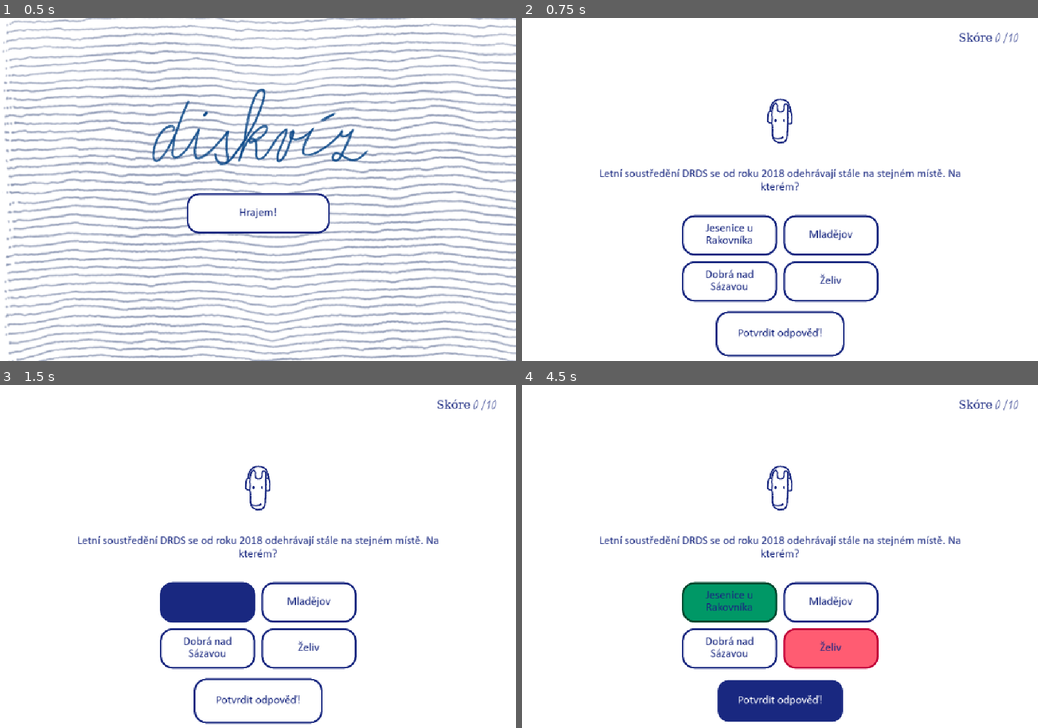
Above: before the commit, frames 1-4 (two rows, left to right).
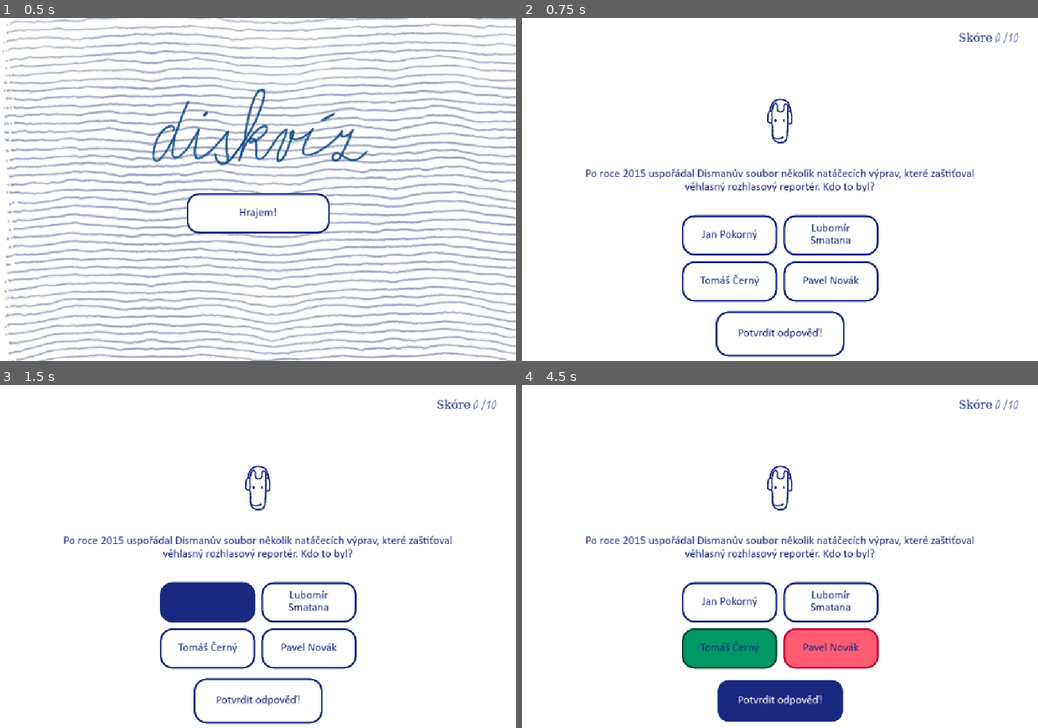
Above: after the commit, the same moments.

Repository: Lavialee/DRDSkviz
Game: Godot game, scene res://scenes/MainMenu.tscn
Two runs of this game, one before a commit and one after it. Both use one fixed random seed, a clock stepped at 60 frames per second and the inputs below.
Inputs:
- Up to frame 1 (0.5 s): no input
- Up to frame 2 (0.75 s): click "Hrajem!" at 0.5 s
- Up to frame 3 (1.5 s): click "Jesenice u Rakovníka" (after the commit: "Jan Pokorný") at 1.25 s
- Up to frame 4 (4.5 s): click "Mladějov" (after the commit: "Lubomír Smatana") at 2 s; click "Dobrá nad Sázavou" (after the commit: "Tomáš Černý") at 2.75 s; click "Želiv" (after the commit: "Pavel Novák") at 3.5 s; click "Potvrdit odpověď!" at 4.25 s

Frame 1 is identical in both runs. In frame 2, 2.6% of the frame differs, in the area x 12-88%, y 43-80%; in frame 3, 2.3%; in frame 4, 6.2%, in the area x 12-88%, y 43-83%.

Commit message:
odpovedi na text input fix

Diff:
--- a/scenes/DesktopLayout.tscn
+++ b/scenes/DesktopLayout.tscn
@@ -112,7 +112,6 @@
 stretch_mode = 4
 
 [node name="AudioContainer" type="HBoxContainer" parent="MarginContainer/VBoxContainer/MediaContainer"]
-visible = false
 custom_minimum_size = Vector2(0, 120)
 layout_mode = 2
 size_flags_horizontal = 4
--- a/scenes/desktop_layout.gd
+++ b/scenes/desktop_layout.gd
@@ -28,250 +28,265 @@
 var paused_position = 0.0
 
 enum InputAnswerMatch {
-    WRONG,
-    ADEQUATE,
-    CORRECT
+	WRONG,
+	ADEQUATE,
+	CORRECT
 }
 
 func _ready() -> void:
-    # Initialize the ButtonGroup
-    answer_group = ButtonGroup.new()
-    next_question_button_path.pressed.connect(_next_question)
-
-    # Initialize buttons array
-    buttons = [
-        answer_container.get_node("Answer1"),
-        answer_container.get_node("Answer2"),
-        answer_container.get_node("Answer3"),
-        answer_container.get_node("Answer4")
-    ]
-
-    # Assign buttons to the ButtonGroup
-    for button in buttons:
-        button.set_button_group(answer_group)
-    # Start the game
-    choose_questions()
-    current_question_handling()
-
-#func _process(delta: float) -> void:
-    #if audio_streamer.playing and audio_streamer.stream != null:
-        #audio_timer.value = audio_streamer.get_playback_position()
+	# Initialize the ButtonGroup
+	answer_group = ButtonGroup.new()
+	next_question_button_path.pressed.connect(_next_question)
+
+	# Initialize buttons array
+	buttons = [
+		answer_container.get_node("Answer1"),
+		answer_container.get_node("Answer2"),
+		answer_container.get_node("Answer3"),
+		answer_container.get_node("Answer4")
+	]
+
+	# Assign buttons to the ButtonGroup
+	for button in buttons:
+		button.set_button_group(answer_group)
+	# Start the game
+	choose_questions()
+	current_question_handling()
+
+func _process(delta: float) -> void:
+	if audio_streamer.playing and audio_streamer.stream != null:
+		audio_timer.value = audio_streamer.get_playback_position()
 
 func choose_questions() -> void:
-    var all_questions = question_data.questions#.filter(func(q):
-        #return q.question_type == q.QuestionType.MULTIPLE_CHOICE)#&& q.media_path) #--- uncomment for just questions including media
-    all_questions.shuffle()
-    selected_questions = all_questions.slice(0, 10)  # Select the first 10 elements
+	var all_questions = question_data.questions.filter(func(q):
+		return q.question_type == q.QuestionType.MULTIPLE_CHOICE)#&& q.media_path) #--- uncomment for just questions including media
+	all_questions.shuffle()
+	selected_questions = all_questions.slice(0, 10)  # Select the first 10 elements
 
 # manages if game ended, switches question to next, shows/hides apropriate nodes
 func current_question_handling() -> void:
-    if current_question_index < selected_questions.size():  # == Still questions left
-        current_question = selected_questions[current_question_index] #set next question in line to current
-
-        if current_question.question_type == current_question.QuestionType.MULTIPLE_CHOICE: #question is multiple choice
-            multiple_choice_shuffle()
-            answer_input.set_visible(false)
-
-        else: #question is input answer
-            answer_input.set_visible(true)
-
-        assign_answers_to_buttons(current_question.answers) #this will hide the buttons for answer input types, since it has .answers is null
-        media_visibility_management(current_question.media_path.get_extension())
-        question_label.text = current_question.question_text
-
-    else:  # No questions left
-        show_score()
+	if current_question_index < selected_questions.size():  # == Still questions left
+		current_question = selected_questions[current_question_index] #set next question in line to current
+
+		if current_question.question_type == current_question.QuestionType.MULTIPLE_CHOICE: #question is multiple choice
+			multiple_choice_shuffle()
+			answer_input.set_visible(false)
+
+		else: #question is input answer
+			answer_input.set_visible(true)
+
+		assign_answers_to_buttons(current_question.answers) #this will hide the buttons for answer input types, since it has .answers is null
+		media_visibility_management(current_question.media_path.get_extension())
+		question_label.text = current_question.question_text
+
+	else:  # No questions left
+		show_score()
 
 func multiple_choice_shuffle() -> void:
-    var correct_text = current_question.answers[current_question.correct_answer_index]
-    current_question.answers.shuffle()
-    current_question.correct_answer_index = current_question.answers.find(correct_text)
-    correct_answer = "Answer" + str(current_question.correct_answer_index + 1)
-    print("The correct answer is: ", correct_answer)
+	var correct_text = current_question.answers[current_question.correct_answer_index]
+	current_question.answers.shuffle()
+	current_question.correct_answer_index = current_question.answers.find(correct_text)
+	correct_answer = "Answer" + str(current_question.correct_answer_index + 1)
+	print("The correct answer is: ", correct_answer)
 
 func media_visibility_management(file_extension: String) -> void:
-    if current_question.media_path != "":
-        media_container.set_visible(true)
-        match file_extension:
-
-            "png", "jpg", "jpeg":
-                question_image.set_visible(true)
-                audio_container.set_visible(false)
-
-            # Add error handling for image loading
-                var image = ResourceLoader.load(current_question.media_path)
-                if image:
-                    question_image.texture = image
-                else:
-                    push_error("Failed to load image: " + current_question.media_path)
-
-            "mp3", "wav":
-                question_image.set_visible(false)
-                audio_container.set_visible(true)
-
-                # Add error handling for audio loading
-                var audio_resource = ResourceLoader.load(current_question.media_path)
-                if audio_resource:
-                    audio_streamer.stream = audio_resource
-                    var audio_length = audio_streamer.stream.get_length()
-                    audio_timer.max_value = audio_length
-                    # Reset audio state
-                    paused_position = 0.0
-                else:
-                    push_error("Failed to load audio: " + current_question.media_path)
-    else:
-        $MarginContainer/VBoxContainer/MediaContainer/NoMediaPicture.set_visible(true)
-        question_image.set_visible(false)
-        audio_container.set_visible(false)
+	if current_question.media_path != "":
+		media_container.set_visible(true)
+		match file_extension:
+
+			"png", "jpg", "jpeg":
+				question_image.set_visible(true)
+				audio_container.set_visible(false)
+
+			# Add error handling for image loading
+				var image = ResourceLoader.load(current_question.media_path)
+				if image:
+					question_image.texture = image
+				else:
+					push_error("Failed to load image: " + current_question.media_path)
+
+			"mp3", "wav":
+				question_image.set_visible(false)
+				audio_container.set_visible(true)
+
+				# Add error handling for audio loading
+				var audio_resource = ResourceLoader.load(current_question.media_path)
+				if audio_resource:
+					audio_streamer.stream = audio_resource
+					var audio_length = audio_streamer.stream.get_length()
+					audio_timer.max_value = audio_length
+					# Reset audio state
+					paused_position = 0.0
+				else:
+					push_error("Failed to load audio: " + current_question.media_path)
+	else:
+		$MarginContainer/VBoxContainer/MediaContainer/NoMediaPicture.set_visible(true)
+		question_image.set_visible(false)
+		audio_container.set_visible(false)
 
 func assign_answers_to_buttons(answers: Array[String]) -> void:
-    # First hide all buttons
-    for button in buttons:
-        button.visible = false
-
-    # Show only the buttons we need
-    for i in range(min(answers.size(), buttons.size())):
-        buttons[i].text = answers[i]
-        buttons[i].visible = true
+	# First hide all buttons
+	for button in buttons:
+		button.visible = false
+
+	# Show only the buttons we need
+	for i in range(min(answers.size(), buttons.size())):
+		buttons[i].text = answers[i]
+		buttons[i].visible = true
 
 func show_new_question() -> void:
-    showing_answer = false
-    current_question_index += 1
-    for button in buttons:
-        button.add_theme_stylebox_override("disabled",  load("res://disabled_neutral.tres"))
-        button.disabled = false
-
-    question_label.add_theme_font_override("font", regular_font)
-    confirm_label.text = "Potvrdit odpověď!"
-    current_question_handling()
-    unpress_all_buttons()
+	showing_answer = false
+	current_question_index += 1
+	for button in buttons:
+		button.add_theme_stylebox_override("disabled",  load("res://disabled_neutral.tres"))
+		button.disabled = false
+
+	question_label.add_theme_font_override("font", regular_font)
+	confirm_label.text = "Potvrdit odpověď!"
+	current_question_handling()
+	unpress_all_buttons()
 
 func unpress_all_buttons() -> void:
-    for button in buttons:
-        button.set_pressed(false)
+	for button in buttons:
+		button.set_pressed(false)
 
 func show_answer(pressed_button: Button) -> void:
-    for button in buttons:
-        button.disabled = true
-
-    if pressed_button.name == correct_answer:
-        pressed_button.add_theme_stylebox_override("disabled",  load("res://correct_answer.tres"))
-        score += 1
-        score_label.text = str(score)
-
-    else:
-        pressed_button.add_theme_stylebox_override("disabled",  load("res://wrong_answer.tres"))
-        var correct_button =  str("MarginContainer/VBoxContainer/CenterContainer/AnswerContainer/%s" % correct_answer)
-        get_node(correct_button).add_theme_stylebox_override("disabled",  load("res://correct_answer.tres"))
-
-    showing_answer = true
-        # Reset audio state
-    if audio_streamer.playing:
-        audio_streamer.stop()
-        paused_position = 0.0
-
-    if current_question.answer_info:
-        answer_text_path.text = current_question.answer_info
-        $Answer.set_visible(true)
-        await get_tree().create_timer(1).timeout
-        answer_panel_path.set_visible(true)
-
-    else:
-        await get_tree().create_timer(1).timeout
-        show_new_question()
-
-    print("Showing answer? ",showing_answer)
+	for button in buttons:
+		button.disabled = true
+
+	if pressed_button.name == correct_answer:
+		pressed_button.add_theme_stylebox_override("disabled",  load("res://correct_answer.tres"))
+		score += 1
+		score_label.text = str(score)
+
+	else:
+		pressed_button.add_theme_stylebox_override("disabled",  load("res://wrong_answer.tres"))
+		var correct_button =  str("MarginContainer/VBoxContainer/CenterContainer/AnswerContainer/%s" % correct_answer)
+		get_node(correct_button).add_theme_stylebox_override("disabled",  load("res://correct_answer.tres"))
+
+	showing_answer = true
+		# Reset audio state
+	if audio_streamer.playing:
+		audio_streamer.stop()
+		paused_position = 0.0
+	if current_question.answer_info:
+		answer_text_path.text = current_question.answer_info
+		$Answer.set_visible(true)
+		await get_tree().create_timer(1).timeout
+		answer_panel_path.set_visible(true)
+
+	else:
+		await get_tree().create_timer(1).timeout
+		show_new_question()
+
+	print("Showing answer? ",showing_answer)
 
 func _next_question() -> void:
-    show_new_question()
-    $Answer.set_visible(false)
-    answer_panel_path.set_visible(false)
+	show_new_question()
+	$Answer.set_visible(false)
+	answer_panel_path.set_visible(false)
 
 func _on_answer_confirm_pressed() -> void:
-    if showing_answer == true:
-        show_new_question()
-    else:
-        if current_question.question_type == current_question.QuestionType.MULTIPLE_CHOICE:
-            if answer_group.get_pressed_button() : # Only advance if an answer was selected
-                show_answer(answer_group.get_pressed_button())
-            else:
-                print("No button selected!")
-            # Maybe show a message to the player that they need to select an answer
-        else: #question is input answer
-            var actual_answer = answer_input.text
-            print(current_question.correct_answer_text)
-            check_input_answer(current_question.correct_answer_text, actual_answer)
-
+	if showing_answer == true:
+		show_new_question()
+	else:
+		if current_question.question_type == current_question.QuestionType.MULTIPLE_CHOICE:
+			if answer_group.get_pressed_button() : # Only advance if an answer was selected
+				show_answer(answer_group.get_pressed_button())
+			else:
+				print("No button selected!")
+			# Maybe show a message to the player that they need to select an answer
+		else: #question is input answer
+			var actual_answer = answer_input.text.strip()
+			if actual_answer.is_empty():
+				print("No answer entered!")
+				return # Don't process empty answers
+
+			var result = check_input_answer(current_question.correct_answer_text, actual_answer)
+			match result:
+				InputAnswerMatch.CORRECT, InputAnswerMatch.ADEQUATE:
+					score += 1
+					score_label.text = str(score)
+					confirm_label.text = "Správně!"
+				InputAnswerMatch.WRONG:
+					confirm_label.text = "Špatně. Správná odpověď: " + current_question.correct_answer_text
+
+			showing_answer = true
+			answer_input.clear() # Clear the input for next question
+
+			if current_question.answer_info:
+				answer_text_path.text = current_question.answer_info
+				$Answer.set_visible(true)
+				await get_tree().create_timer(1).timeout
+				answer_panel_path.set_visible(true)
+			else:
+				await get_tree().create_timer(1).timeout
+				show_new_question()
 func check_input_answer(expected_answer: String, actual_answer: String) -> InputAnswerMatch:
-    var ts = TextServerManager.get_primary_interface()
-    actual_answer = ts.strip_diacritics(actual_answer).to_lower()
-    expected_answer = ts.strip_diacritics(expected_answer).to_lower()
-
-    var distance = edit_distance(expected_answer, actual_answer)
-    var max_distance = max(2, int(expected_answer.length() / 3))
-
-    if expected_answer == actual_answer:
-        print("The input answer is fully correct")
-        return InputAnswerMatch.CORRECT
-    elif distance <= max_distance:
-        print("The input answer is almost correct")
-        return InputAnswerMatch.ADEQUATE
-    else:
-        print("The input answer is wrong")
-        return InputAnswerMatch.WRONG
+	var ts = TextServerManager.get_primary_interface()
+	actual_answer = ts.strip_diacritics(actual_answer).to_lower()
+	expected_answer = ts.strip_diacritics(expected_answer).to_lower()
+
+	var distance = edit_distance(expected_answer, actual_answer)
+	var max_distance = max(2, int(expected_answer.length() / 3))
+
+	if expected_answer == actual_answer:
+		print("The input answer is fully correct")
+		return InputAnswerMatch.CORRECT
+	elif distance <= max_distance:
+		print("The input answer is almost correct")
+		return InputAnswerMatch.ADEQUATE
+	else:
+		print("The input answer is wrong")
+		return InputAnswerMatch.WRONG
 
 func edit_distance(s1: String, s2: String) -> int:
-    var len1 = s1.length()
-    var len2 = s2.length()
-
-    # Create a 2D array (len1+1 x len2+1) initialized with zeros
-    var dp := []
-    for i in range(len1 + 1):
-        dp.append([])
-        for j in range(len2 + 1):
-            dp[i].append(0)
-
-    # Initialize base cases
-    for i in range(len1 + 1):
-        dp[i][0] = i
-    for j in range(len2 + 1):
-        dp[0][j] = j
-
-    # Fill the matrix
-    for i in range(1, len1 + 1):
-        for j in range(1, len2 + 1):
-            var cost = 0 if s1[i - 1] == s2[j - 1] else 1
-            dp[i][j] = min(
-                dp[i - 1][j] + 1,      # Deletion
-                dp[i][j - 1] + 1,      # Insertion
-                dp[i - 1][j - 1] + cost  # Substitution
-            )
-    return dp[len1][len2]
+	var len1 = s1.length()
+	var len2 = s2.length()
+
+	# Create a 2D array (len1+1 x len2+1) initialized with zeros
+	var dp := []
+	for i in range(len1 + 1):
+		dp.append([])
+		for j in range(len2 + 1):
+			dp[i].append(0)
+
+	# Initialize base cases
+	for i in range(len1 + 1):
+		dp[i][0] = i
+	for j in range(len2 + 1):
+		dp[0][j] = j
+
+	# Fill the matrix
+	for i in range(1, len1 + 1):
+		for j in range(1, len2 + 1):
+			var cost = 0 if s1[i - 1] == s2[j - 1] else 1
+			dp[i][j] = min(
+				dp[i - 1][j] + 1,      # Deletion
+				dp[i][j - 1] + 1,      # Insertion
+				dp[i - 1][j - 1] + cost  # Substitution
+			)
+	return dp[len1][len2]
 
 func _on_play_button_pressed() -> void:
-    if audio_streamer.playing:
-        # Pause audio and save position
-        paused_position = audio_streamer.get_playback_position()
-        audio_streamer.stream_paused = true
-        print("Pausing audio at position: ", paused_position)
-    else:
-# If it's not playing at all (first play), start it
-        if !audio_streamer.playing and paused_position == 0.0:
-            print("Starting audio from beginning")
-            audio_streamer.play()
-        else:
-            # Resume from saved position
-            print("Resuming audio from position: ", paused_position)
-            audio_streamer.stream_paused = false
+	if audio_streamer.playing:
+		# Pause audio and save position
+		paused_position = audio_streamer.get_playback_position()
+		audio_streamer.stop()
+		print("Pausing audio at position: ", paused_position)
+	else:
+		# Resume from saved position or start from beginning
+		print("Starting/Resuming audio from position: ", paused_position)
+		audio_streamer.play(paused_position)
 
 func reset_game() -> void:
-    get_tree().change_scene_to_file("res://scenes/MainMenu.tscn")
+	get_tree().change_scene_to_file("res://scenes/MainMenu.tscn")
 
 func show_score() -> void:
-    media_container.set_visible(false)
-    question_label.text = "Konec hry! Tvoje skóre: " + str(score)
-    for button in buttons:
-        button.visible = false
+	media_container.set_visible(false)
+	question_label.text = "Konec hry! Tvoje skóre: " + str(score)
+	for button in buttons:
+		button.visible = false
 # Show a restart button
-    confirm_label.text = "Hrát znovu"
-    confirm_label.pressed.connect(reset_game)
+	confirm_label.text = "Hrát znovu"
+	confirm_label.pressed.connect(reset_game)
--- a/scenes/test.tscn
+++ b/scenes/test.tscn
@@ -30,6 +30,7 @@
 "
 
 [node name="Expected" type="RichTextLabel" parent="TextEdit"]
+layout_mode = 0
 offset_left = 19.0
 offset_top = 440.0
 offset_right = 207.0
